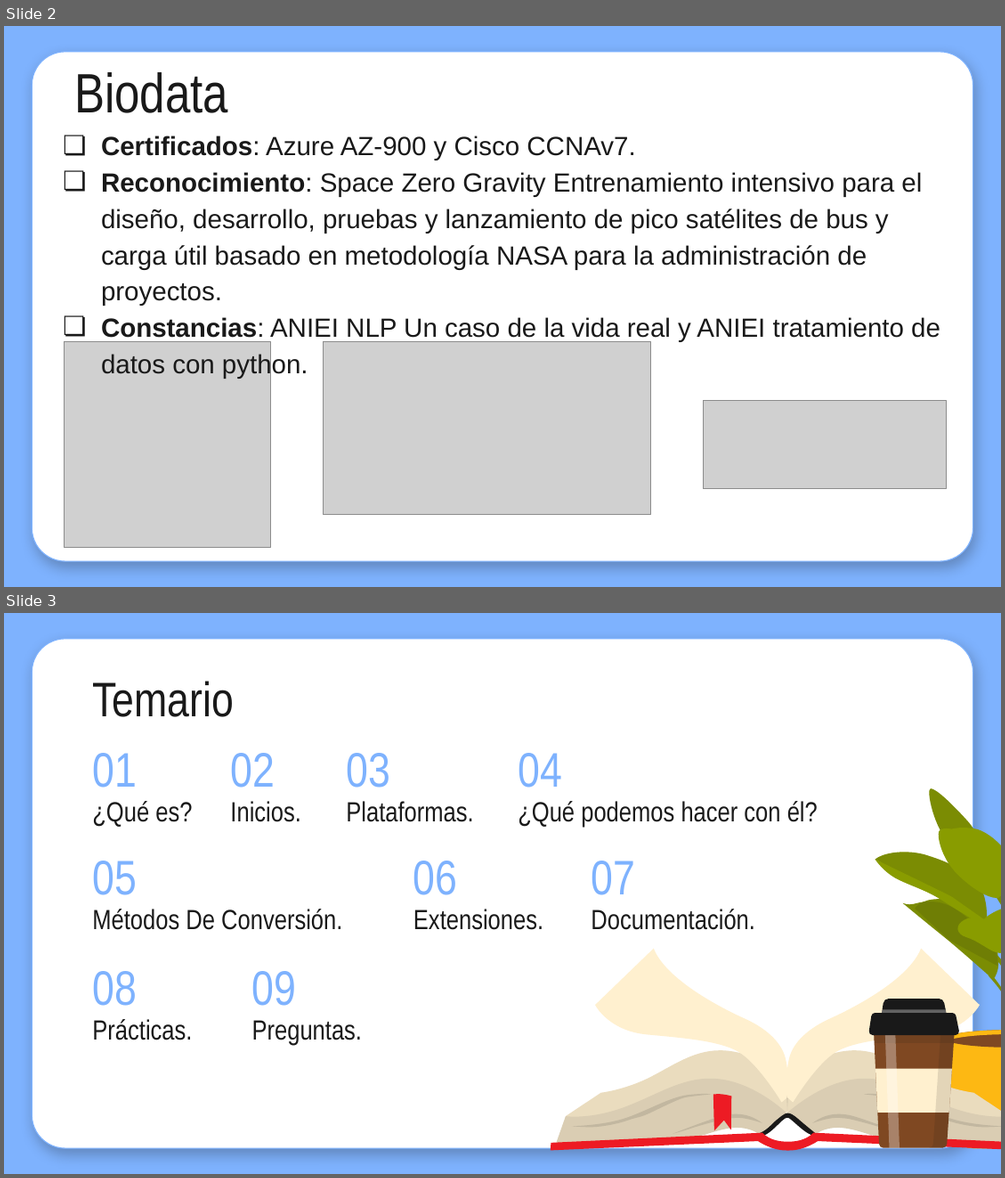
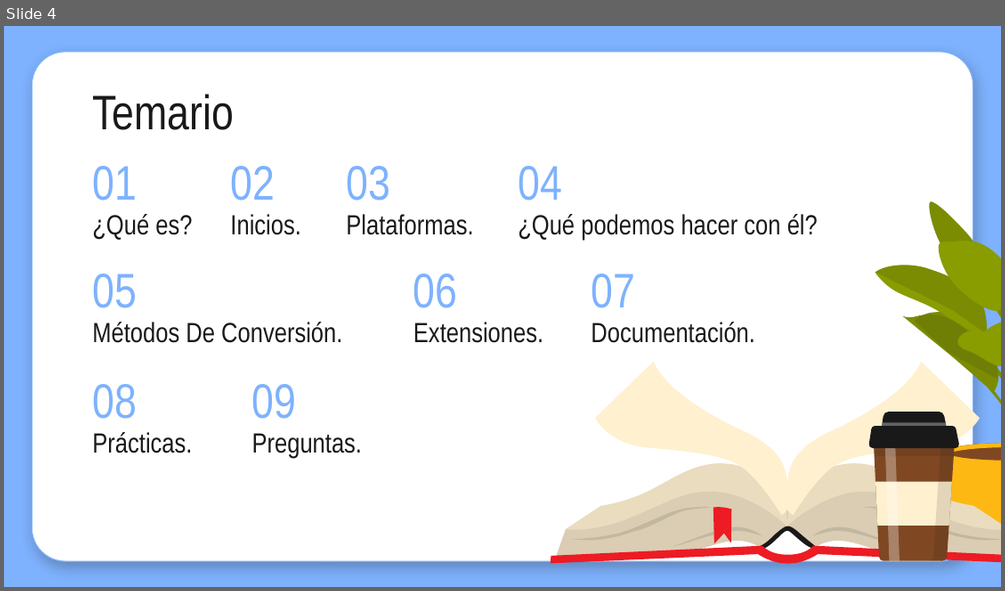
Before and after one commit to Gilberto-Guzman/Descubre-el-mundo-de-markdown, a slide deck: Presentacion/Markdown Crash Course.pptx. Shown one above the other, each under a label of ours: slides 2 and 3 before the commit, slide 4 after it. The pictures are 1005x1178 and 1005x591 pixels, drawn with LibreOffice and Linux fonts; fonts in the diff are those of the drawing; grey boxes stand for pictures. Boxes give left, top, right and bottom in pixels: in the first picture for what was removed or moved away, otherwise in the second. Text is boxed around its words. In the diff, an @@ line names an element or a change of style, - is before the commit and + after.

```diff
--- a/Presentacion/Markdown Crash Course.pptx
+++ b/Presentacion/Markdown Crash Course.pptx
@@ slide 2 removed at (x1=4, y1=26, x2=1001, y2=587), background #7EB2FE; not listed: 1 template element that a slide beside it also shows @@
@@ title removed at (x1=74, y1=72, x2=228, y2=113) @@
-Biodata
@@ subtitle removed at (x1=101, y1=135, x2=940, y2=378) @@
-❏ Certificados: Azure AZ-900 y Cisco CCNAv7.
-❏ Reconocimiento: Space Zero Gravity Entrenamiento intensivo para el diseño, desarrollo, pruebas y lanzamiento de pico satélites de bus y carga útil basado en metodología NASA para la administración de proyectos.
-❏ Constancias: ANIEI NLP Un caso de la vida real y ANIEI tratamiento de datos con python.
@@ picture removed at (x1=65, y1=341, x2=271, y2=548) @@
@@ picture removed at (x1=323, y1=341, x2=650, y2=514) @@
@@ picture removed at (x1=703, y1=400, x2=946, y2=489) @@
@@ what was slide 3 is now slide 4 @@
```
Also in this commit, not shown: 4 slides changed, 2 slides added.
